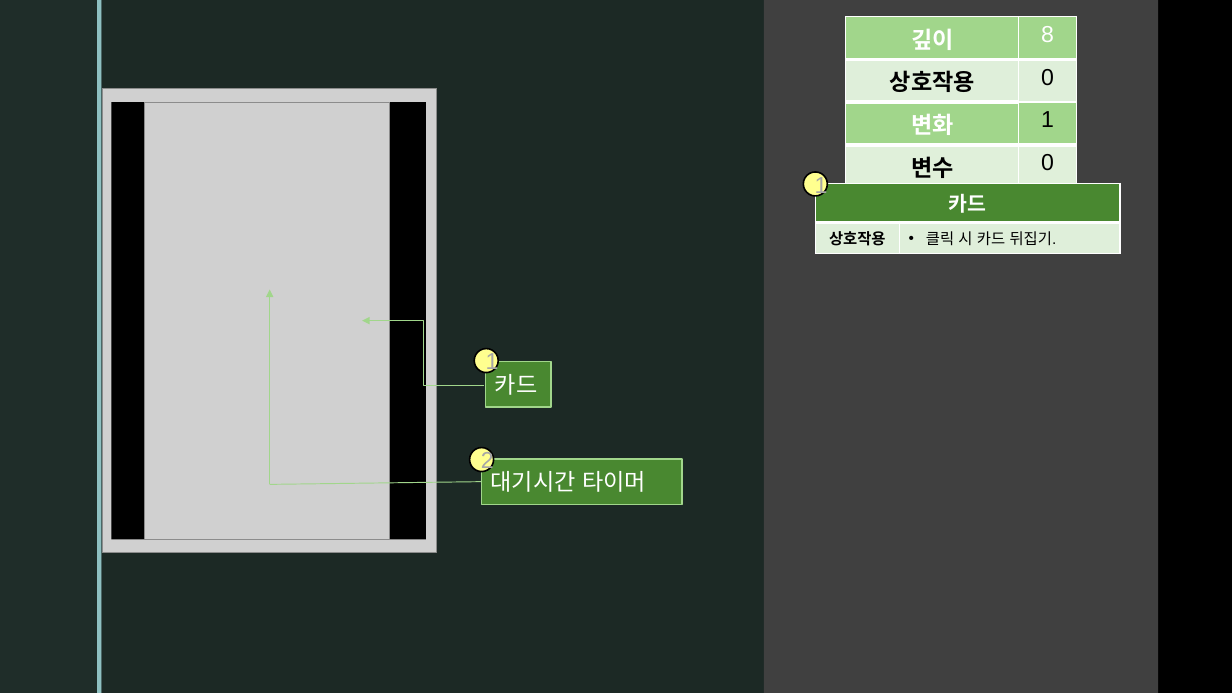
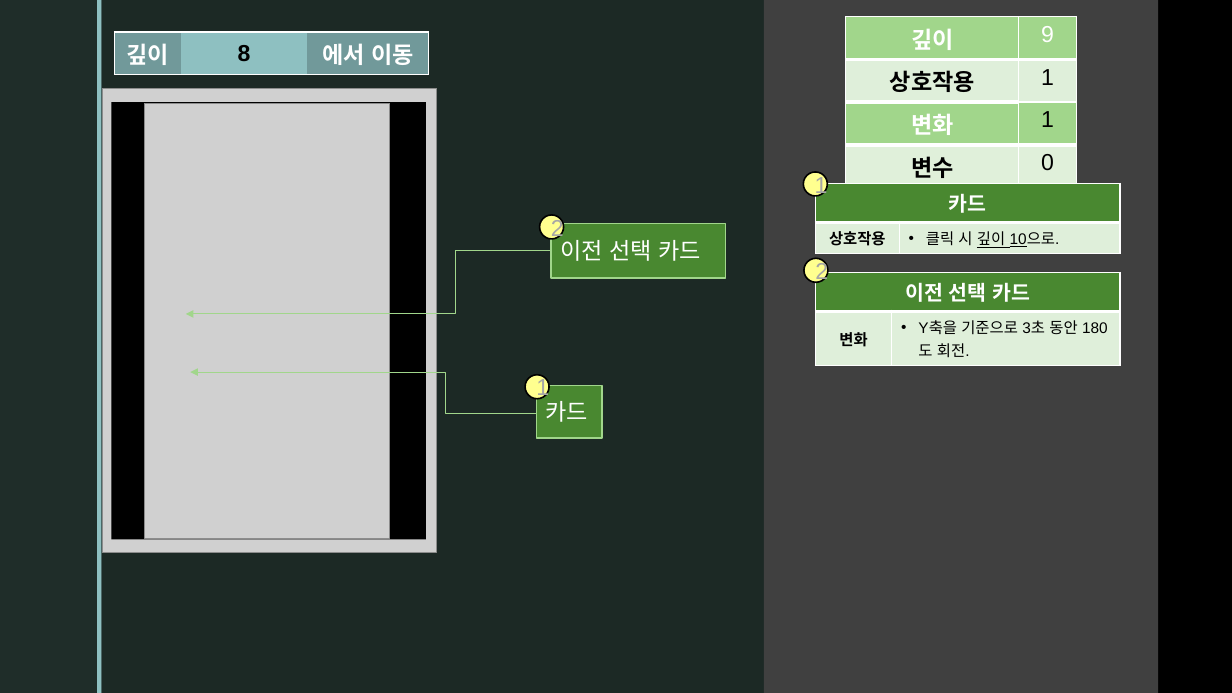
Before and after one commit to SanghunKwan/NinjaNMaching, a slide deck: slide 18 of NinjaNMatching UI.pptx (slide 17 before the commit). Drawn at 1232x693 pixels with LibreOffice and Linux fonts; fonts in the diff are those of the drawing; grey boxes stand for pictures; background and template pictures are left out. Boxes give left, top, right and bottom in pixels: in the first picture for what was removed or moved away, otherwise in the second. Text is boxed around its words. In the diff, an @@ line names an element or a change of style, - is before the commit and + after.

```diff
--- a/NinjaNMatching UI.pptx
+++ b/NinjaNMatching UI.pptx
@@ table at bbox=[846, 17, 1076, 182] @@
-row 1, column 2: 8
+row 1, column 2: 9
-row 2, column 2: 0
+row 2, column 2: 1
@@ table added at bbox=[115, 31, 428, 69], 1 rows, 3 columns @@
+깊이 | 8 | 에서 이동
@@ table at bbox=[815, 184, 1120, 339] @@
-row 2, column 2: 클릭 시 카드 뒤집기.
+row 2, column 2: 클릭 시 깊이 10으로.
@@ ellipse "2": place and size @@
-ellipse "2" at bbox=[470, 447, 494, 471]
+ellipse "2" at bbox=[540, 215, 564, 239]
@@ rectangle added at bbox=[551, 224, 726, 278], fill #498830, outline #A1D68B 1.25 pt, 18 pt, text #FFFFFF @@
+이전 선택 카드
@@ elbow arrow added from (551, 250) to (186, 314), #A1D68B 0.75 pt @@
@@ ellipse added at bbox=[804, 259, 828, 283], fill #FFFF8F, outline #000000 1.25 pt, 18 pt, text #A6A6A6 @@
+2
@@ arrow removed from (270, 484) to (270, 289) @@
@@ table added at bbox=[815, 273, 1120, 362], 2 rows, 2 columns @@
+이전 선택 카드 | 
+변화 | Y축을 기준으로 3초 동안 180도 회전.
@@ elbow arrow moved from (484, 385) - (362, 321) to (536, 413) - (190, 372) @@
@@ ellipse "1": place and size @@
-ellipse "1" at bbox=[474, 348, 498, 372]
+ellipse "1" at bbox=[525, 375, 549, 399]
@@ rectangle "카드": place and size @@
-rectangle "카드" at bbox=[486, 361, 552, 408]
+rectangle "카드" at bbox=[537, 385, 603, 438]
@@ rectangle removed at bbox=[482, 459, 682, 506] @@
-대기시간 타이머
@@ line removed from (482, 482) to (270, 484) @@
```
Also in this commit, not shown: 11 other slides changed, 14 slides added.
